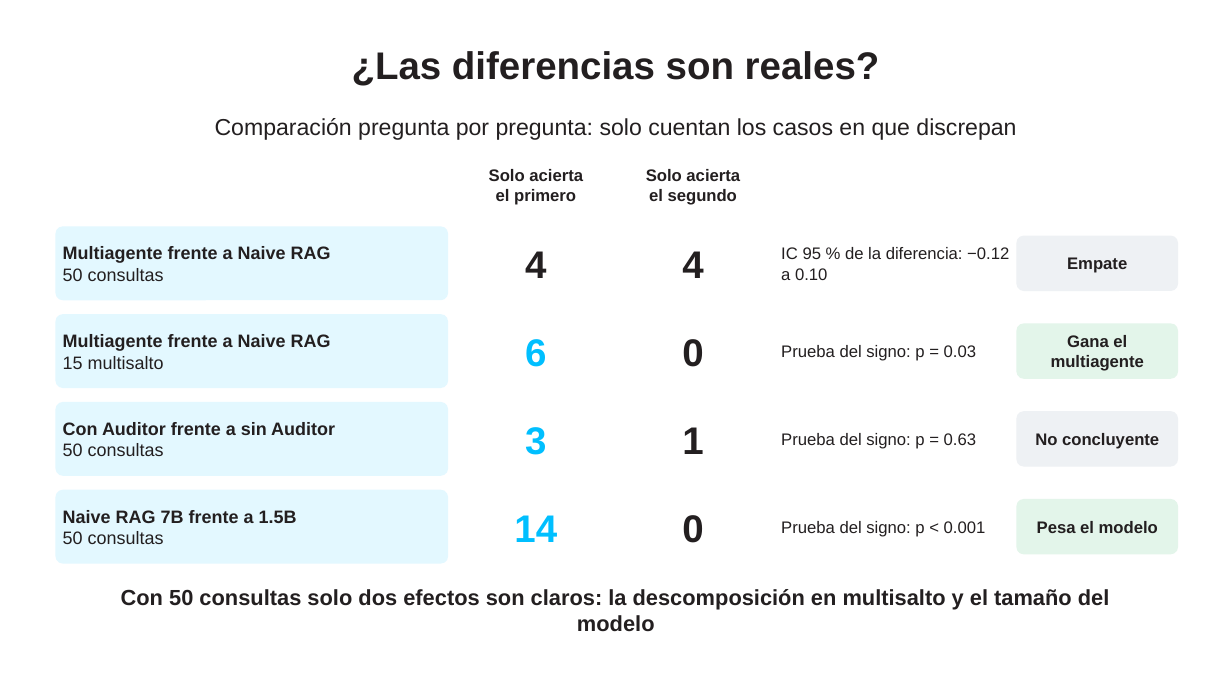
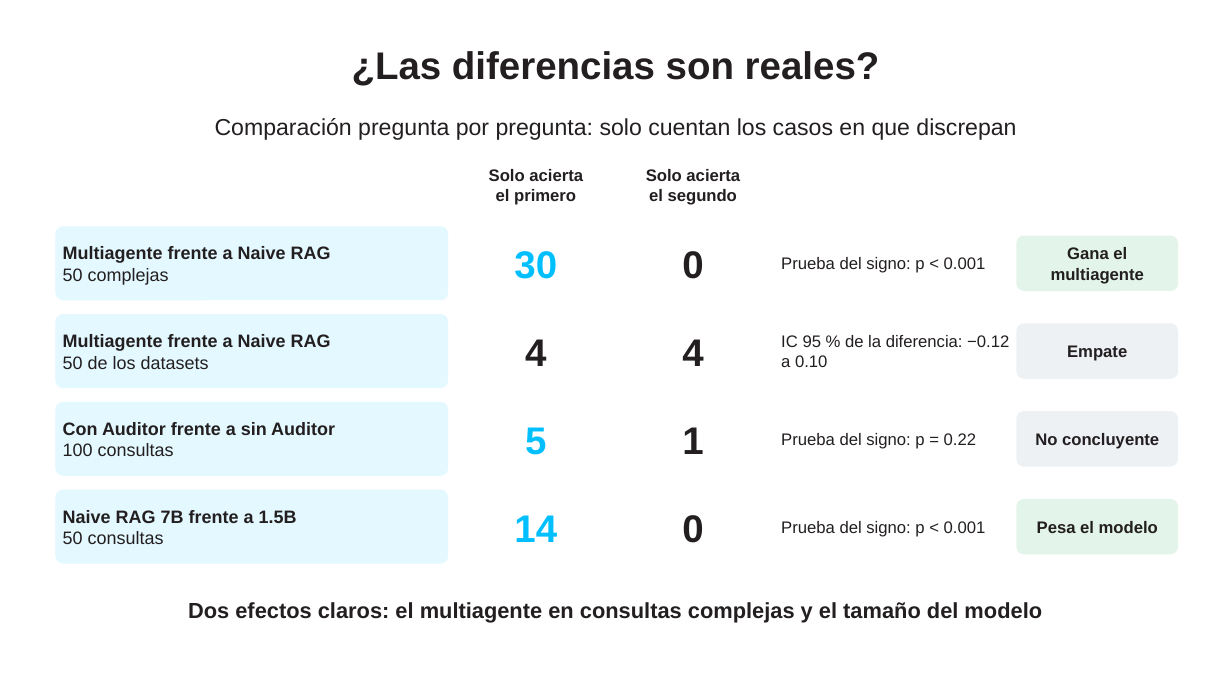
Before and after one commit to ricardoamiel/auditor-react, a slide deck: slide 75 of presentacion/Presentacion_Auditor_ReAct.pptx. Drawn at 1232x693 pixels with LibreOffice and Linux fonts; fonts in the diff are those of the drawing; background and template pictures are left out. Boxes give left, top, right and bottom in pixels: in the first picture for what was removed or moved away, otherwise in the second. Text is boxed around its words. In the diff, an @@ line names an element or a change of style, - is before the commit and + after.

Commit message:
Resultados de las 50 consultas complejas

```diff
--- a/presentacion/Presentacion_Auditor_ReAct.pptx
+++ b/presentacion/Presentacion_Auditor_ReAct.pptx
@@ text "0": place and size @@
-text "0" at [682, 339, 703, 367]
+text "0" at [682, 251, 703, 279]
@@ rounded rectangle "Gana el multiagente": place and size @@
-rounded rectangle "Gana el multiagente" at [1017, 323, 1178, 379]
+rounded rectangle "Gana el multiagente" at [1017, 236, 1178, 291]
@@ text in rounded rectangle at [63, 268, 169, 285]: text changed @@
-50 consultas
+50 complejas
@@ text added at [514, 251, 557, 279], 30 pt, text #00BFFF, bold @@
+30
@@ text at [781, 257, 986, 273]: text changed @@
-Prueba del signo: p = 0.03
+Prueba del signo: p < 0.001
@@ 3 texts: place and size @@
-3 texts at [525, 247, 1009, 280]
+3 texts at [525, 335, 1009, 367]
@@ rounded rectangle "Empate": place and size @@
-rounded rectangle "Empate" at [1017, 236, 1178, 291]
+rounded rectangle "Empate" at [1017, 323, 1178, 379]
@@ text in rounded rectangle at [63, 356, 209, 369]: text changed @@
-15 multisalto
+50 de los datasets
@@ text removed at [525, 339, 546, 367] @@
-6
@@ text in rounded rectangle at [63, 443, 174, 456]: text changed @@
-50 consultas
+100 consultas
@@ text at [525, 427, 546, 455]: text changed @@
-3
+5
@@ text at [781, 433, 976, 449]: text changed @@
-Prueba del signo: p = 0.63
+Prueba del signo: p = 0.22
@@ text at [188, 602, 1042, 623]: text changed @@
-Con 50 consultas solo dos efectos son claros: la descomposición en multisalto y el tamaño del modelo
+Dos efectos claros: el multiagente en consultas complejas y el tamaño del modelo
```
Also in this commit, not shown: 27 other slides changed, 30 other files.
